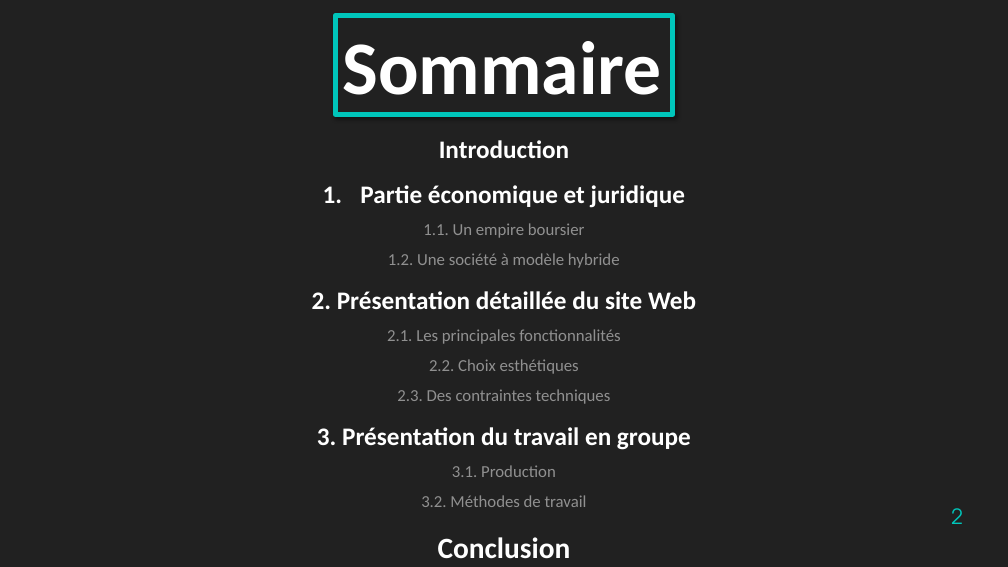
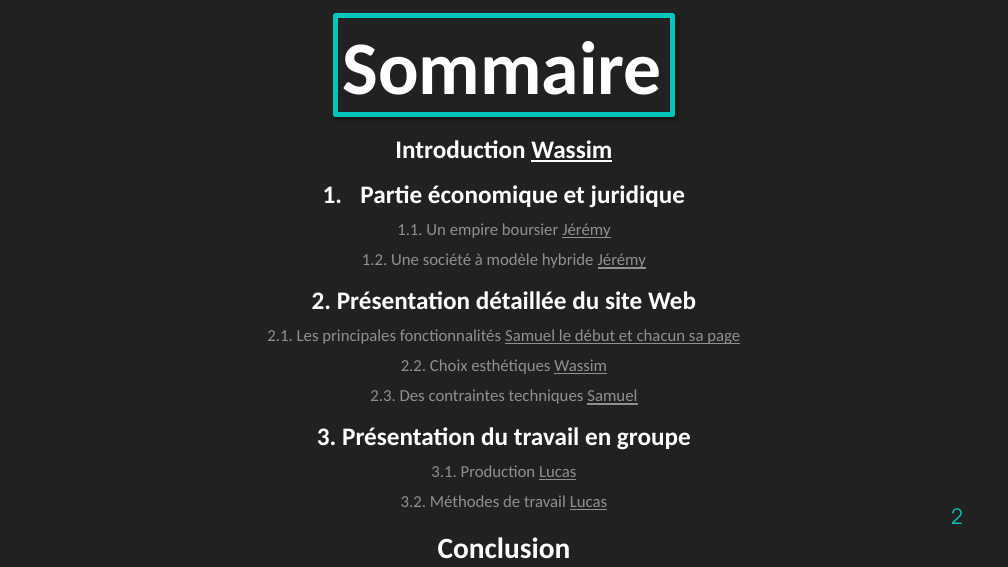
Before and after one commit to TheStaticTurtle/IUT_Website_TTI, a slide deck: slide 2 of Documents/Soutenance.pptx. Drawn at 1008x567 pixels with LibreOffice and Linux fonts; fonts in the diff are those of the drawing. Boxes give left, top, right and bottom in pixels: in the first picture for what was removed or moved away, otherwise in the second. Text is boxed around its words. In the diff, an @@ line names an element or a change of style, - is before the commit and + after.

```diff
--- a/Documents/Soutenance.pptx
+++ b/Documents/Soutenance.pptx
@@ text at (x1=395, y1=140, x2=612, y2=162): text changed @@
-Introduction
+Introduction Wassim
@@ text at (x1=362, y1=223, x2=646, y2=269): text changed @@
-1.1. Un empire boursier
-1.2. Une société à modèle hybride
+1.1. Un empire boursier Jérémy
+1.2. Une société à modèle hybride Jérémy
@@ text at (x1=267, y1=329, x2=740, y2=405): text changed @@
-2.1. Les principales fonctionnalités
-2.2. Choix esthétiques
-2.3. Des contraintes techniques
+2.1. Les principales fonctionnalités Samuel le début et chacun sa page
+2.2. Choix esthétiques Wassim
+2.3. Des contraintes techniques Samuel
@@ text at (x1=401, y1=465, x2=607, y2=510): text changed @@
-3.1. Production
-3.2. Méthodes de travail
+3.1. Production Lucas
+3.2. Méthodes de travail Lucas
```
Also in this commit, not shown: 10 other slides changed, 1 slide added.
